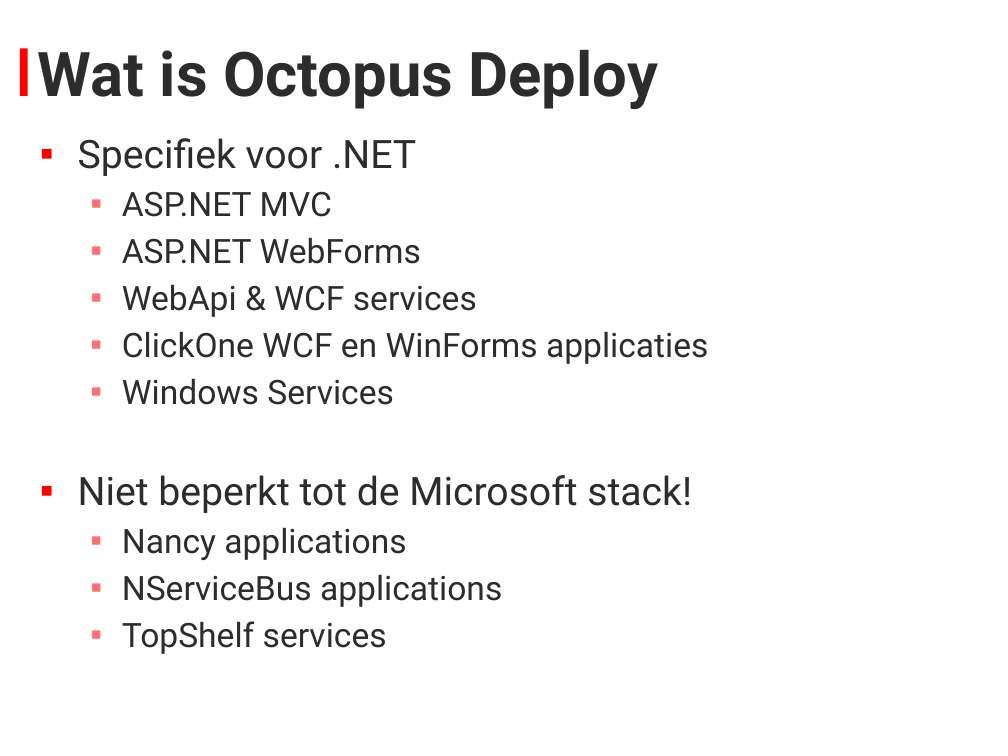
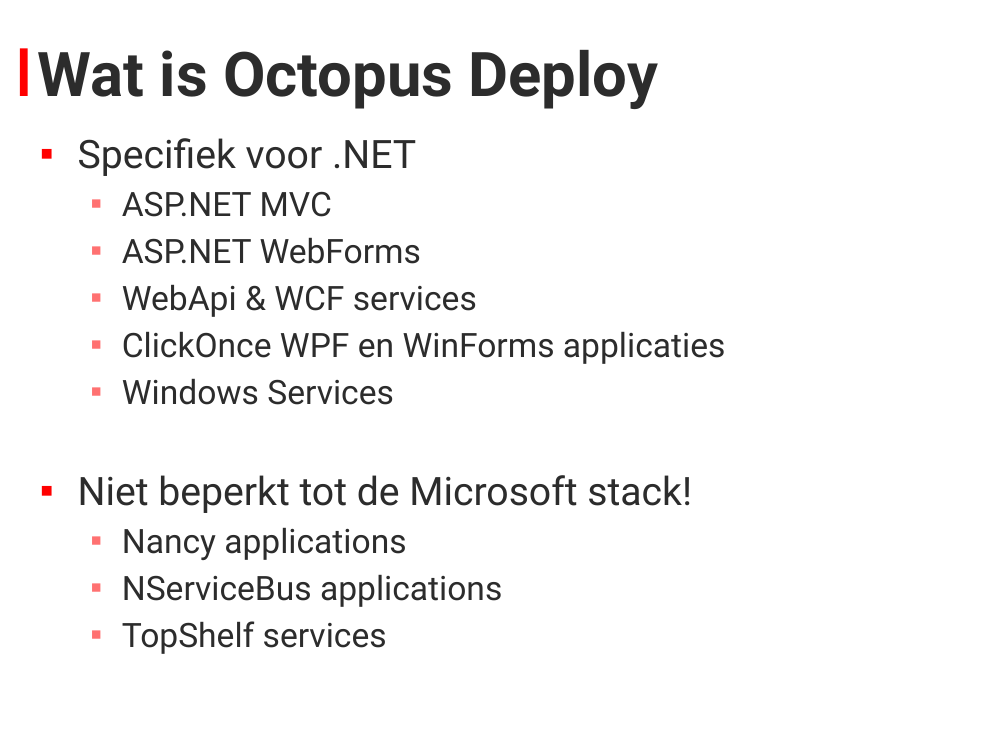
Before and after one commit to stevenlauwers22/OctopusDeploy.Bootcamp, a slide deck: slide 4 of Presentatie.pptx. Drawn at 1008x756 pixels with LibreOffice and Linux fonts; fonts in the diff are those of the drawing; background and template pictures are left out. Boxes give left, top, right and bottom in pixels: in the first picture for what was removed or moved away, otherwise in the second. Text is boxed around its words. In the diff, an @@ line names an element or a change of style, - is before the commit and + after.

```diff
--- a/Presentatie.pptx
+++ b/Presentatie.pptx
@@ text at (122,331,725,364): text changed @@
-  ▪ ClickOne WCF en WinForms applicaties
+  ▪ ClickOnce WPF en WinForms applicaties
```
Also in this commit, not shown: 3 other slides changed, 3 slides added, 1 other file.
